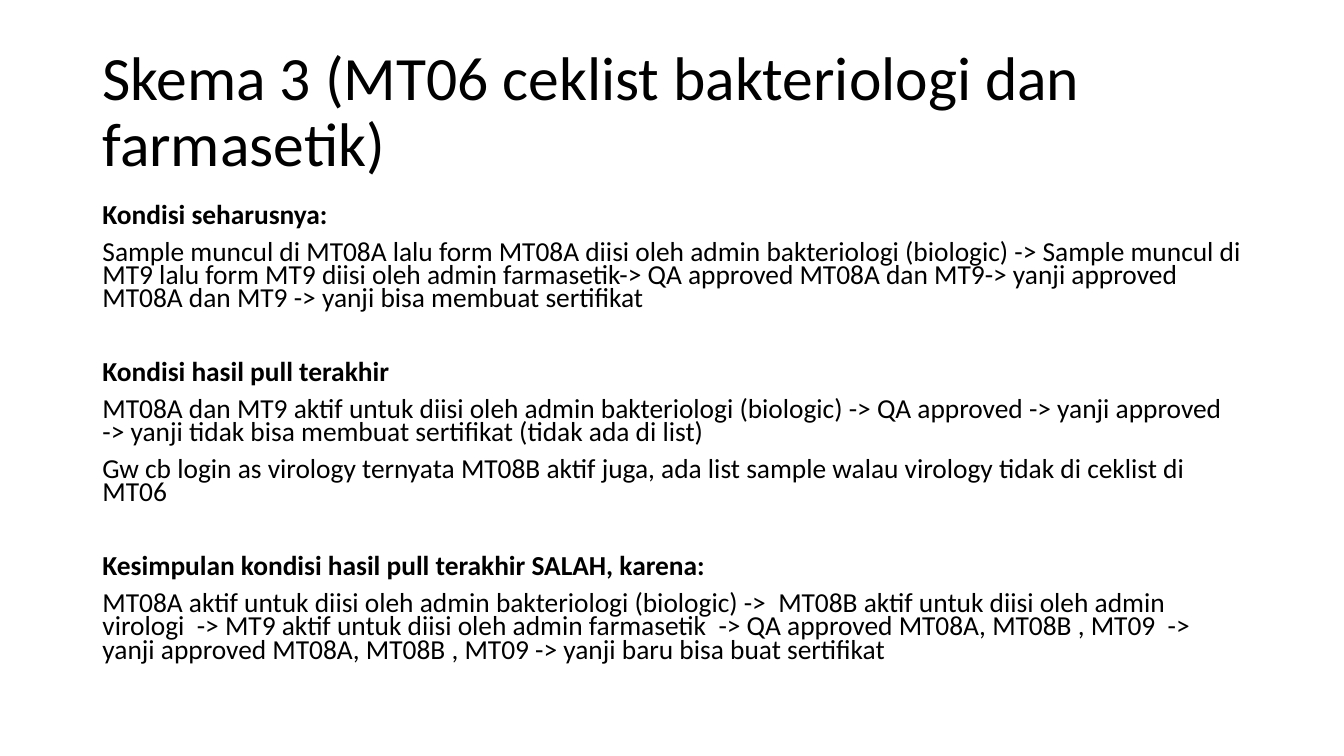
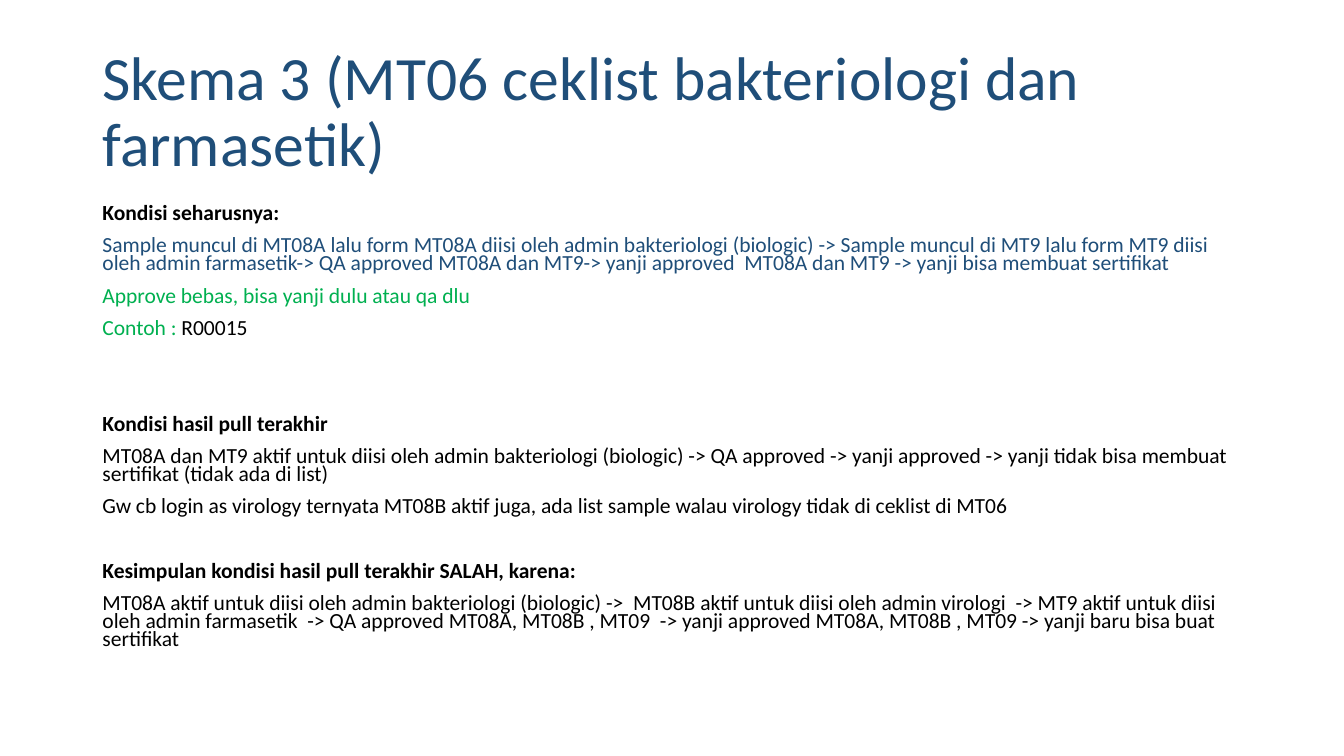
Before and after one commit to marklong0304/ebbpmsoh, a slide deck: slide 5 of Dokumentasi/rev/Revisi 3b lanjutan.pptx. Drawn at 1344x756 pixels with LibreOffice and Linux fonts; fonts in the diff are those of the drawing. Boxes give left, top, right and bottom in pixels: in the first picture for what was removed or moved away, otherwise in the second. Text is boxed around its words. In the diff, an @@ line names an element or a change of style, - is before the commit and + after.

```diff
--- a/Dokumentasi/rev/Revisi 3b lanjutan.pptx
+++ b/Dokumentasi/rev/Revisi 3b lanjutan.pptx
@@ title "Skema 3 (MT06 ceklist bakteriologi ..." at <box>102,55,1079,174</box>: text colour #000000 to #1F4E79 @@
@@ text at <box>102,205,1227,646</box>: size 19.6 to 15.4 pt; text colour #000000 to #1F4E79 in "Sample muncul di MT08A lalu form MT08A ..." @@
@@ text at <box>102,288,470,335</box>: paragraphs added @@
+Approve bebas, bisa yanji dulu atau qa dlu
+Contoh : R00015
```
Also in this commit, not shown: 6 other slides changed, 16 other files.
